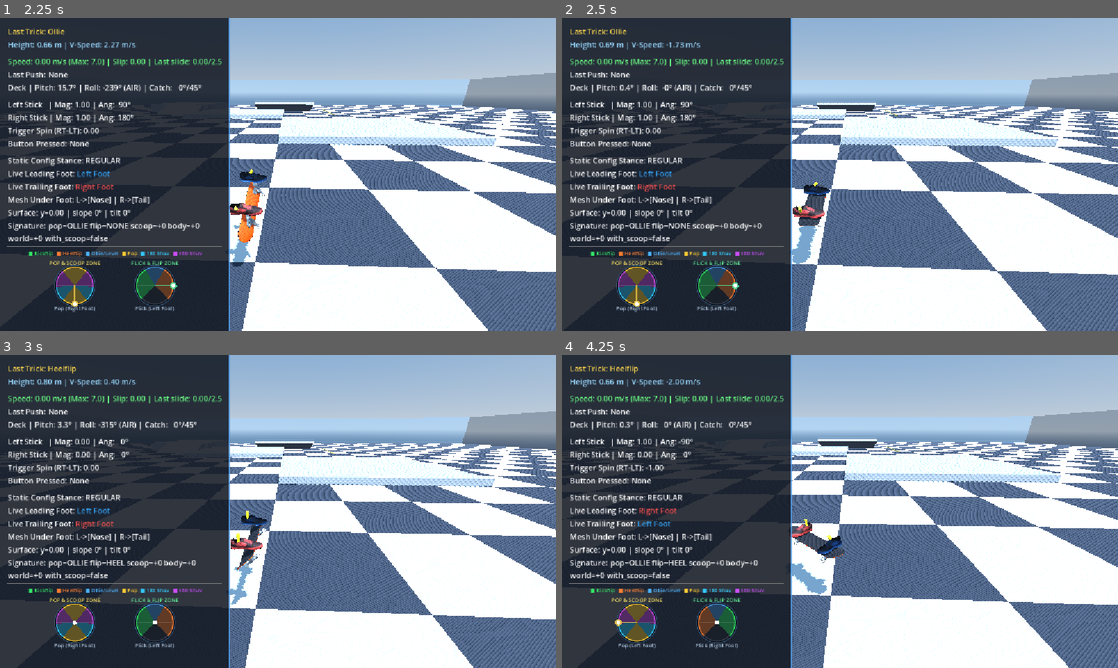
Above: before the commit, frames 1-4 (two rows, left to right).
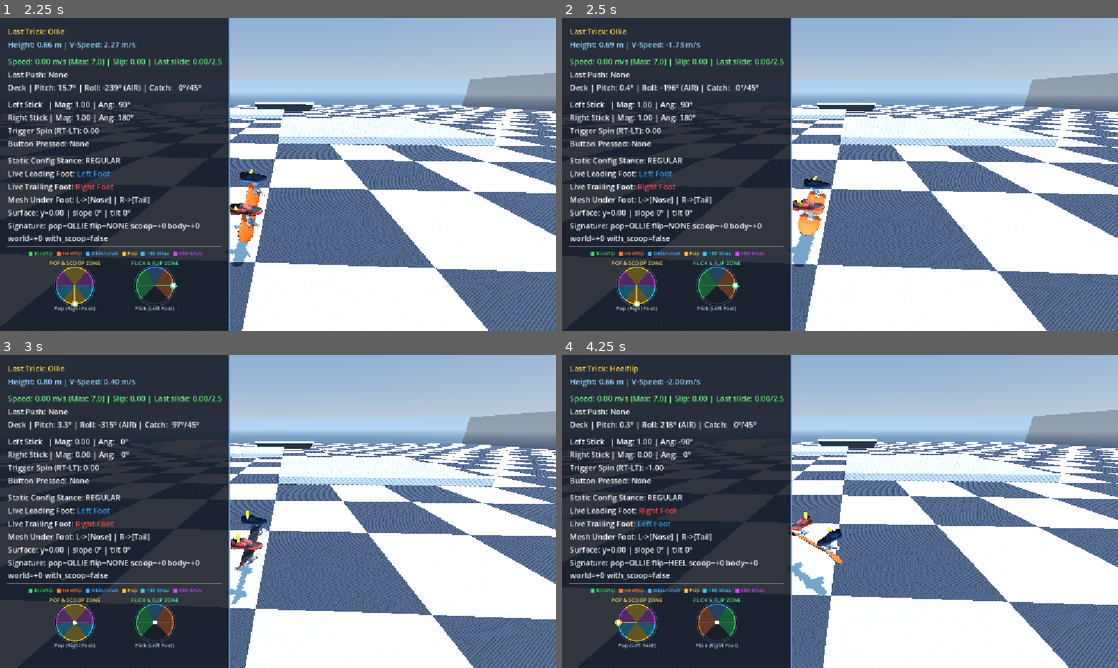
Above: after the commit, the same moments.

Repository: nklunder/skate-sim
Game: Godot game, scene res://scenes/TestWorld.tscn
Two runs of this game, one before a commit and one after it. Both use one fixed random seed, a clock stepped at 60 frames per second and the inputs below.
Inputs (mouse positions are in pixels of both pictures, inside the frame that each line leads up to):
- Up to frame 1 (2.25 s): tap Enter at 0.5 s; move the mouse to (400, 158) at 0.52 s; hold Right (ui_right) 0.53-1.25 s; hold L 0.53-1.25 s; click (400, 158) at 0.67 s; tap Space at 0.77 s; drag from (166, 190) to (250, 237) at 1.27 s; move the mouse to (333, 105) at 2.02 s; hold Right (ui_right) from 2.03 s (still down); hold K from 2.03 s (still down)
- Up to frame 2 (2.5 s): keep holding Right (ui_right); keep holding K
- Up to frame 3 (3 s): release Right (ui_right) at 2.75 s; release K at 2.75 s; drag from (250, 574) to (111, 464) at 2.77 s
- Up to frame 4 (4.25 s): move the mouse to (1006, 558) at 3.52 s; hold Left (ui_left) from 3.53 s (still down); hold Q from 3.53 s (still down); tap Space at 3.77 s

Frame 1 is identical in both runs. In frame 2, 1.0% of the frame differs, in the area x 17-49%, y 21-80%; in frame 3, 0.3%; in frame 4, 1.1%, in the area x 17-51%, y 21-77%.

Commit message:
free-spin a held flick, and settle to the nearest rest on release
Rebuilt on the user's model, which is better than what it replaces: hold and
the deck simply keeps turning; let go at two and a half turns and it carries
on to three, let go at two and a tenth and it unwinds back to two.

That machinery already existed. _advance_flip_settle() rounds to the nearest
resting orientation with _nearest_multiple() and takes the short way, carrying
the deck's own angular rate rather than teleporting - written for late catches,
and its comment already described exactly this behaviour. Holding now routes
into it, so the settle becomes the single completion path instead of a special
case.

Deletes flick_hold_min_time, flick_hold_turns(), _roll_turns_per_extend and
_yaw_turns_per_extend along with the declarative turn-raising.

What it fixes: buying turns in advance made holding a ONE-WAY COMMITMENT the
rider could neither see nor back out of - overbuy and you primo, with no way
to change your mind - and it put double sensitivity on a timer that had to be
retuned every time flip_speed_deg moved. There is no threshold now. The window
is plus or minus half a revolution, evenly spaced, with no cliff anywhere.

The flick still buys the FIRST turn, and free-spin starts only after it. A
brief hold must not cancel a trick: settling from a tenth of a turn in would
round back to zero and unwind the flip the rider actually asked for.

    held    0.40s  0.50s  0.60s  0.73s  1.00s  1.17s
    peak     0.96   1.19   1.42   1.96   2.32   2.96  turns
    settled     1      1      1      2      2      3

Rate is unchanged across the free-spin transition - 13.60 deg/frame
throughout, which the roll-step cap would have failed otherwise.

curb_flip_repro measures turns ACHIEVED now rather than asked for, since there
is no target while free-spinning. All five suites pass with everything else
byte-identical, verified by falsification.

Co-Authored-By: Claude Opus 5 <noreply@anthropic.com>

Diff:
--- a/scripts/player/SkaterController.gd
+++ b/scripts/player/SkaterController.gd
@@ -162,14 +162,12 @@
 var _yaw_rest_at_pop: float = 0.0
 var _roll_turn_dir: float = 0.0
 var _yaw_turn_dir: float = 0.0
-## Turns added each time the rider holds the flick through a completion. Set to the turns the trick
-## STARTED with, so extending doubles then triples it - which is what keeps flip and scoop
-## synchronised through a held rotation. Adding a flat one turn per axis would break the ratio that
-## makes them arrive together, and a double tre flip would come apart.
 ## Peak-held clearance the turning deck demands - see _deck_clearance_demand().
 var _deck_clearance_held: float = 0.0
-var _roll_turns_per_extend: int = 0
-var _yaw_turns_per_extend: int = 0
+## True once the deck has completed the turns the flick asked for and the rider is STILL holding, so
+## it turns freely with no target at all. On release it settles to the nearest resting orientation -
+## see the Layer 3 block.
+var _flip_free_spinning: bool = false
 ## Signed deg/s imparted to the deck at the pop, then held constant - airborne there is no torque on
 ## the board, so constant angular velocity is the physically correct integration.
 ##
@@ -1014,8 +1012,7 @@
 	else:
 		_yaw_turn_dir = 0.0
 		flip_yaw_turns = 0
-	_roll_turns_per_extend = flip_roll_turns
-	_yaw_turns_per_extend = flip_yaw_turns
+	_flip_free_spinning = false
 	_refresh_rotation_targets()
 
 	# The flip loop now owns BoardMesh; any settle still running is superseded by it.
@@ -1056,30 +1053,38 @@
 	# `deck_is_spinning` in step 8c, and its state machine decides whether that means hovering clear
 	# of the deck or returning to the rest pose - which is the same choice the hover()/lower() pair
 	# used to make from inside this block, but made in one place alongside every other foot state.
-	if is_flip_in_progress:
-		# HELD FLICK: the rider asks for turns by holding, and the target is raised to match.
-		#
-		# DECLARATIVE, not an edge. The count is how many extra turns the hold has earned, so the
-		# target simply tracks it - there is no moment to miss and no way to count the same hold
-		# twice. It also means the extension lands as soon as it is earned, well before the deck
-		# arrives, so move_toward never clamps onto a target that is about to move and the angular
-		# rate never changes: extending is invisible to the deck's velocity, which is the whole point
-		# of holding rather than re-flicking.
-		var asked: int = 1 + trick.flick_hold_turns()
-		if flip_roll_turns < _roll_turns_per_extend * asked:
-			flip_roll_turns = _roll_turns_per_extend * asked
-			flip_yaw_turns = _yaw_turns_per_extend * asked
-			_refresh_rotation_targets()
+	if is_flip_in_progress and _flip_free_spinning:
+		# HELD PAST THE TRICK: no target at all, just angular velocity. The deck turns for as long as
+		# the rider keeps asking, so how far it gets is simply how long they held.
+		board_mesh.rotation_degrees.z += flip_roll_rate * delta
+		board_mesh.rotation_degrees.y += flip_yaw_rate * delta
+		if not trick.flick_held:
+			# Let go. Hand to the settle, which rounds to the NEAREST resting orientation and takes
+			# the short way there - so two and a half turns carry on to three, while two and a tenth
+			# unwind back to two. Nothing is quantised up front and nothing is committed to in
+			# advance: the rider stops when they stop, and the deck tidies up from wherever that was.
+			is_flip_in_progress = false
+			is_flip_settling = true
+			trick.trick_status_string = "Caught in mid-air!"
+	elif is_flip_in_progress:
 		board_mesh.rotation_degrees.z = move_toward(board_mesh.rotation_degrees.z, target_board_roll, absf(flip_roll_rate) * delta)
 		board_mesh.rotation_degrees.y = move_toward(board_mesh.rotation_degrees.y, target_board_yaw, absf(flip_yaw_rate) * delta)
 
 		# Catch trick cleanly when deck revolution completes (grip tape facing up). This is the frame
 		# a mid-air catch stomp will be fired from - see 01_FOOT_ANIMATIONS.md section 4.
 		if is_equal_approx(board_mesh.rotation_degrees.z, target_board_roll) and is_equal_approx(board_mesh.rotation_degrees.y, target_board_yaw):
-			is_flip_in_progress = false
-			board_mesh.rotation_degrees.z = fmod(board_mesh.rotation_degrees.z, 360.0)
-			board_mesh.rotation_degrees.y = fmod(board_mesh.rotation_degrees.y, 360.0)
-			trick.trick_status_string = "Caught in mid-air!"
+			if trick.flick_held:
+				# Still asking. Carry on turning with no target rather than stopping here.
+				#
+				# THE FLICK BUYS THE FIRST TURN, and free-spin only ever starts after it. A brief
+				# hold must not be able to cancel a trick: settling from a tenth of a turn in would
+				# round back to zero and unwind the flip the rider actually asked for.
+				_flip_free_spinning = true
+			else:
+				is_flip_in_progress = false
+				board_mesh.rotation_degrees.z = fmod(board_mesh.rotation_degrees.z, 360.0)
+				board_mesh.rotation_degrees.y = fmod(board_mesh.rotation_degrees.y, 360.0)
+				trick.trick_status_string = "Caught in mid-air!"
 
 	# Touchdown onto whatever surface the probe found - ground, curb top, ramp face.
 	if surface_hit.valid and global_position.y <= _surface_ride_y() and vertical_velocity <= 0.0:
--- a/scripts/tricks/TrickState.gd
+++ b/scripts/tricks/TrickState.gd
@@ -37,31 +37,7 @@
 ## deflected too - and sustaining a rotation because the rider is releasing would be the opposite of
 ## what they asked for.
 @export_range(0.0, 1.0) var flick_hold_alignment: float = 0.6
-## How long the flick must be held CONTINUOUSLY to ask for ONE more turn, in seconds.
-##
-## This IS the double-flip sensitivity, and it is the only thing that sets it.
-##
-## Without this, holding is the DEFAULT and releasing is the effort: a rider throws the flick and
-## their thumb naturally comes to rest at the end of the throw, so the stick is still out when the
-## deck comes round and every trick doubles unless they deliberately snatch it back. That is
-## backwards. A thumb left where it landed is not a request for anything.
-##
-## Each interval of continuous hold buys one more turn, so it reads directly: release inside
-## $0.30\text{s}$ for a single, hold to $0.60$ for a double, $0.90$ for a triple. A natural
-## throw-and-relax has the stick back under flick_min_deflection within roughly $0.1$ to $0.15\text{s}$,
-## so this is comfortably clear of "left my thumb where it landed" without asking the rider to snatch.
-##
-## MUST STAY UNDER ONE REVOLUTION - about $0.44\text{s}$ at the current flip_speed_deg. The deck has
-## to still be turning when the rider finishes asking, or it completes and stops first and doubles
-## become impossible. Slowing the deck widens that ceiling; speeding it up narrows it.
-##
-## It also DECOUPLES double sensitivity from rotation speed. Judged on "still held when the deck
-## arrives", the window to avoid a double was however long a revolution happened to take, so every
-## change to flip_speed_deg silently retuned how easy doubles were. Held time is asked for directly
-## instead, and answered the moment it is earned rather than at whatever instant the deck comes
-## round. Must stay comfortably UNDER one revolution, or the deck completes and stops before the
-## rider can have asked for anything.
-@export var flick_hold_min_time: float = 0.30
+
 ## Vertical band the releasing stick must be inside, so a flick reads as a flick and not as the
 ## opposite end being loaded instead.
 @export_range(0.0, 0.5) var flick_release_band: float = 0.20
@@ -164,9 +140,6 @@
 ## held" can be judged against what the rider actually did rather than against a fixed axis.
 var _flick_dir: Vector2 = Vector2.ZERO
 var _flick_is_left: bool = false
-## Seconds the flick has been held out continuously. Reset the moment it lapses, so a thumb that
-## wanders back through the threshold has to earn the hold again.
-var _flick_held_time: float = 0.0
 ## Recent peak speed of each stick. See flick_speed_decay.
 var _left_flick_peak: float = 0.0
 var _right_flick_peak: float = 0.0
@@ -269,7 +242,6 @@
 		_load = Vector2.ZERO
 		_flick_dir = Vector2.ZERO
 		flick_held = false
-		_flick_held_time = 0.0
 		trick_status_string = "Grounded & Rolling"
 
 ## Compression follows the thumb up instantly and back down at load_release_rate. Direction stays
@@ -308,25 +280,13 @@
 	_build_trick_signature()
 
 ## Watches whether the thrown flick is still being held out in the direction it was thrown.
-func _track_flick_hold(delta: float) -> void:
+func _track_flick_hold(_delta: float) -> void:
 	if current_pop_state != PopState.POPPED or _flick_dir == Vector2.ZERO:
 		flick_held = false
-		_flick_held_time = 0.0
 		return
 	var stick: Vector2 = rider.left_stick_raw if _flick_is_left else rider.right_stick_raw
-	var out: bool = stick.length() >= flick_min_deflection \
+	flick_held = stick.length() >= flick_min_deflection \
 		and stick.normalized().dot(_flick_dir) >= flick_hold_alignment
-	_flick_held_time = _flick_held_time + delta if out else 0.0
-	flick_held = out and _flick_held_time >= flick_hold_min_time
-
-## How many EXTRA turns the rider has asked for by holding, as a count rather than an edge.
-##
-## Declarative on purpose: the controller raises the turn count to match rather than reacting to a
-## moment, so there is no edge to miss and re-asking the same question twice cannot double-count.
-func flick_hold_turns() -> int:
-	if flick_hold_min_time <= 0.0:
-		return 0
-	return int(_flick_held_time / flick_hold_min_time)
 
 ## Peak-holds each stick's speed so a flick is measured by the whole throw rather than by whichever
 ## single frame crossed the release threshold.
--- a/tests/curb_flip_repro.gd
+++ b/tests/curb_flip_repro.gd
@@ -37,6 +37,7 @@
 var _speed: float = 0.0
 var _catch_err: float = 0.0
 var _turns: int = 0
+var _rolled: float = 0.0
 var _case: int = 0
 var _failures: int = 0
 var _reported: bool = false
@@ -90,25 +91,25 @@
 		"flip": true, "scoop": 0, "flick_speed": 42.0, "roll_stops_before": 24},
 	{"label": "kickflip, lazy flick", "pos": Vector3(4.0, 0.078, 14.0),
 		"flip": true, "scoop": 0, "flick_speed": 3.5, "roll_stops_after": 30},
-	# HELD ROTATION. Each flick_hold_min_time of continuous hold asks for one more turn, and turns are
-	# added in proportion to what the trick STARTED with - so a tre flip doubles both axes and stays
-	# synchronised, where adding a flat turn each would pull it apart. `jump` buys the airtime.
+	# HELD ROTATION. The deck free-spins for as long as the flick is held and settles to the NEAREST
+	# resting orientation on release - so how far it gets is simply how long the rider held, and
+	# nothing is quantised or committed to up front. `jump` buys the airtime.
 	#
-	# expect_turns pins the count; the sync assertion pins that it survives doubling. The rate must
-	# not change at the boundary either: the roll-step cap above already fails a stutter, because
-	# extending is meant to be invisible to the deck's angular velocity.
+	# expect_turns is measured on the rotation ACHIEVED, not on any target, because there is no
+	# longer a target while free-spinning. The roll-step cap above still applies: the rate must not
+	# change when free-spin begins, since that transition is meant to be invisible.
 	{"label": "double kickflip (held)", "pos": Vector3(4.0, 0.078, 14.0),
-		"flip": true, "scoop": 0, "hold_flick": 24, "jump": 16.0, "expect_turns": 2},
+		"flip": true, "scoop": 0, "hold_flick": 46, "jump": 16.0, "expect_turns": 2},
 	{"label": "triple kickflip (held)", "pos": Vector3(4.0, 0.078, 14.0),
-		"flip": true, "scoop": 0, "hold_flick": 42, "jump": 16.0, "expect_turns": 3},
+		"flip": true, "scoop": 0, "hold_flick": 72, "jump": 16.0, "expect_turns": 3},
 	{"label": "double tre flip (held)", "pos": Vector3(4.0, 0.078, 14.0),
-		"flip": true, "scoop": 360, "hold_flick": 24, "jump": 16.0, "expect_turns": 2, "sync": true},
+		"flip": true, "scoop": 360, "hold_flick": 58, "jump": 16.0, "expect_turns": 2, "sync": true},
 	# A stick that is still DEFLECTED but no longer pointing where it was flicked must stop
 	# sustaining. The rider flicks left and then pushes down - reaching for a manual on the way in -
 	# and that must not read as "keep flipping". Deflection alone cannot tell the two apart; only
 	# alignment can, which is what flick_hold_alignment is for.
 	{"label": "flick then steer away", "pos": Vector3(4.0, 0.078, 14.0),
-		"flip": true, "scoop": 0, "hold_flick": 24, "after_flick": Vector2(0.0, 0.7),
+		"flip": true, "scoop": 0, "hold_flick": 46, "after_flick": Vector2(0.0, 0.7),
 		"jump": 16.0, "expect_turns": 2},
 ]
 
@@ -153,6 +154,7 @@
 	_popped = false
 	_landed_frame = -1
 	_max_roll_step = 0.0
+	_rolled = 0.0
 	_last_roll_move = -1
 	_last_yaw_move = -1
 	if _case == 0:
@@ -211,6 +213,7 @@
 	_prev_roll = roll
 	_prev_yaw = yaw
 	_max_roll_step = maxf(_max_roll_step, d_roll)
+	_rolled += d_roll
 	if _landed_frame < 0:
 		if d_roll > 0.001:
 			_last_roll_move = _frame
@@ -219,7 +222,10 @@
 
 	if _skater.is_grounded and _landed_frame < 0:
 		_landed_frame = _frame
-		_turns = _skater.flip_roll_turns
+		# Turns ACHIEVED, not asked for. Holding no longer buys turns up front - the deck free-spins
+		# and settles to the nearest resting orientation - so the target says nothing about how far
+		# it actually got.
+		_turns = int(roundf(absf(_rolled) / 360.0))
 		_status = _skater.trick.trick_status_string
 		_speed = _skater.current_speed
 		_catch_err = _skater.last_catch_error_deg
Not shown, changed: AGENTS.md
Not shown, changed: docs/CHANGELOG_LEDGER.md
